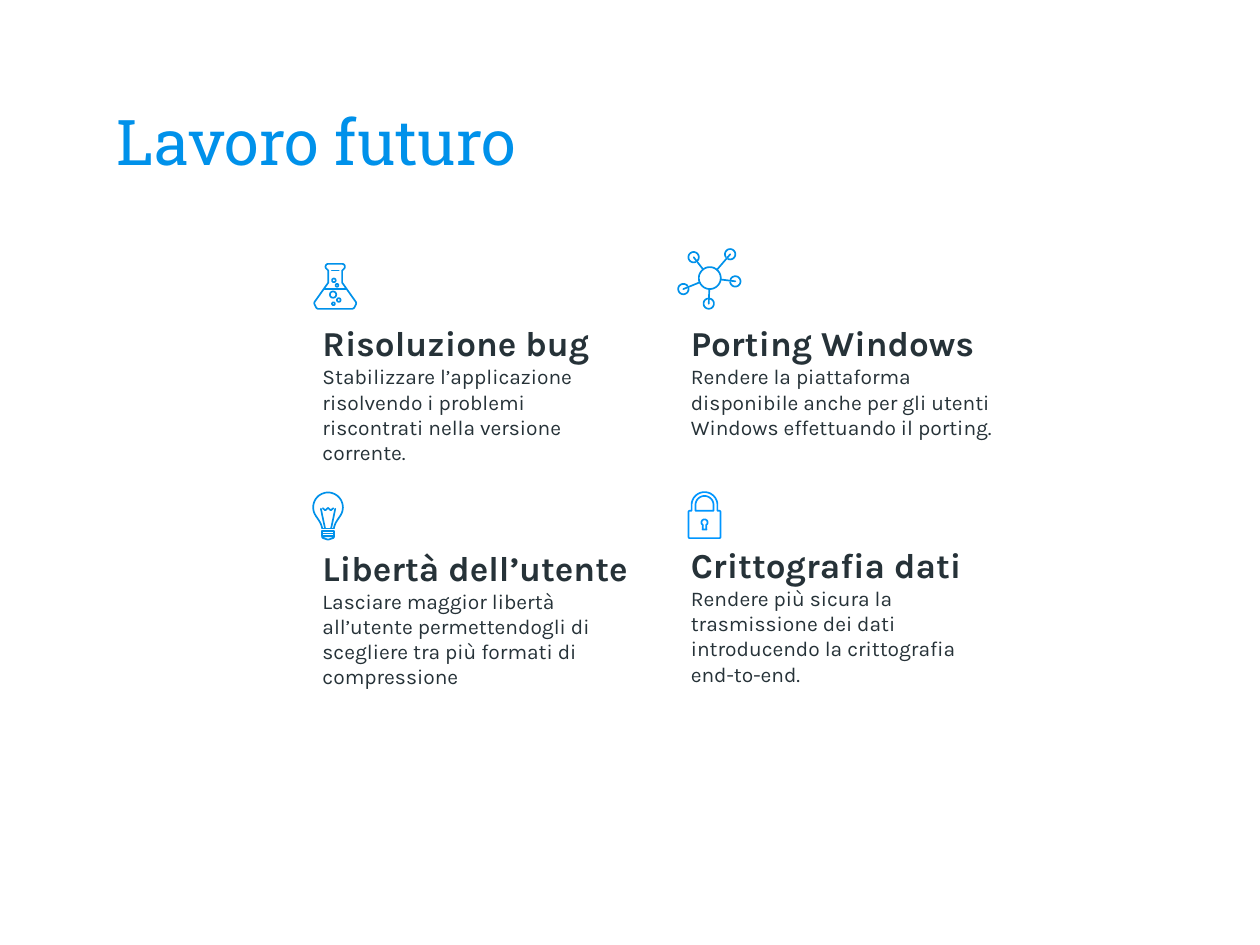
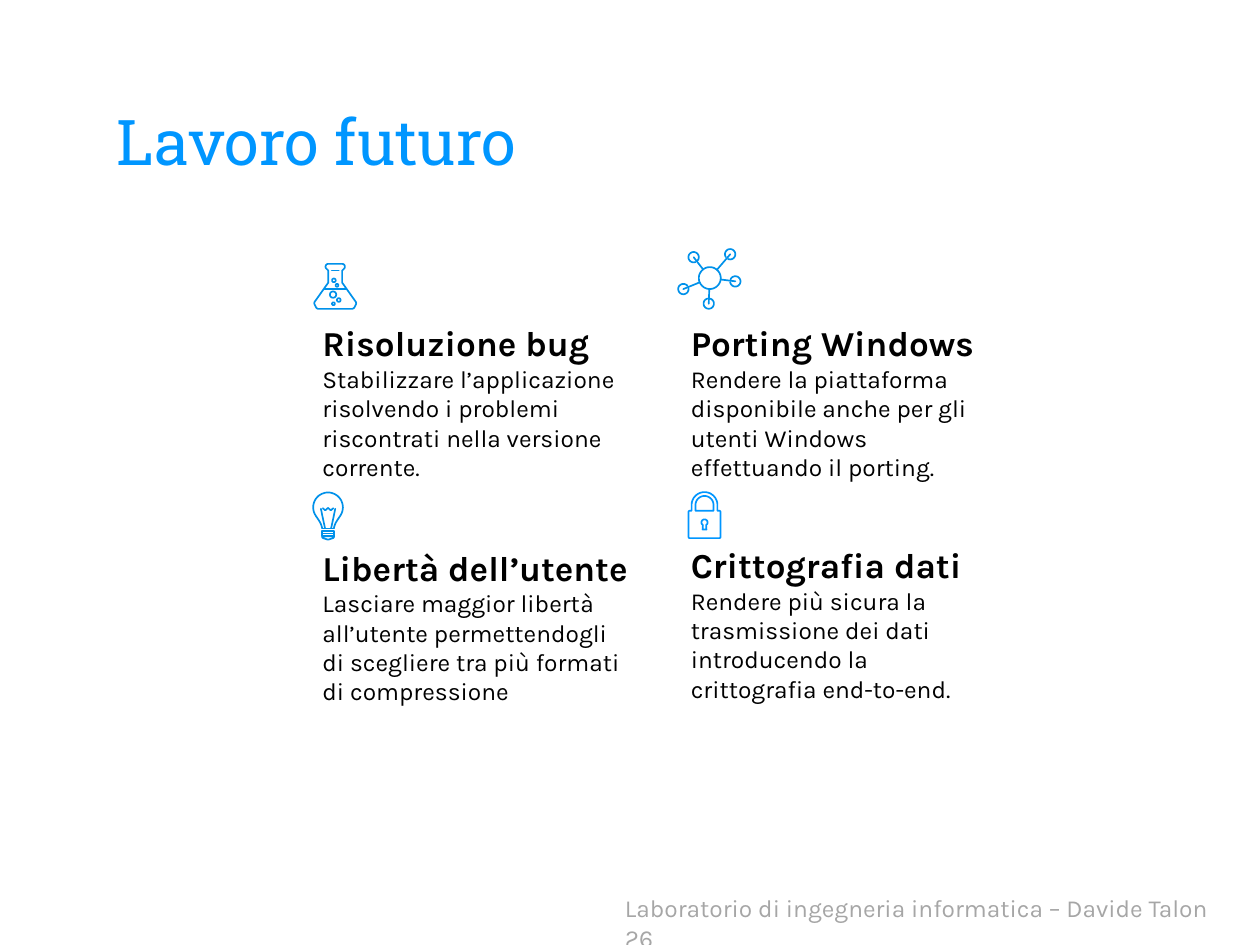
Before and after one commit to davidetalon/link, a slide deck: slide 27 of Presentation slides/Presentazione.pptx (slide 26 before the commit). Drawn at 1260x945 pixels with LibreOffice and Linux fonts; fonts in the diff are those of the drawing; background and template pictures are left out. Boxes give left, top, right and bottom in pixels: in the first picture for what was removed or moved away, otherwise in the second. Text is boxed around its words. In the diff, an @@ line names an element or a change of style, - is before the commit and + after.

```diff
--- a/Presentation slides/Presentazione.pptx
+++ b/Presentation slides/Presentazione.pptx
@@ text "Lavoro futuro" at box(117, 116, 516, 166): text colour #0091EA to #0096FF @@
@@ text "Risoluzione bug" at box(322, 331, 614, 477): text colour #263238 to #000000; size 12 to 14 pt in "Stabilizzare l’applicazione risolvendo i problemi riscontrat ..." @@
@@ text "Porting Windows" at box(691, 331, 974, 482): text colour #263238 to #000000; size 12 to 14 pt in "Rendere la piattaforma disponibile anche per gli ..." @@
@@ text "Libertà dell’utente" at box(322, 553, 627, 706): text colour #263238 to #000000; size 12 to 14 pt in "Lasciare maggior libertà all’utente permettendogli di scegli ..." @@
@@ text "Crittografia dati" at box(691, 553, 961, 704): text colour #263238 to #000000; size 12 to 14 pt in "Rendere più sicura la trasmissione dei dati ..." @@
@@ text added at box(625, 900, 1208, 923), 14 pt, text #A6A6A6 @@
+Laboratorio di ingegneria informatica – Davide Talon 26
```
Also in this commit, not shown: 25 other slides changed, 2 slides added, 1 slide removed.
